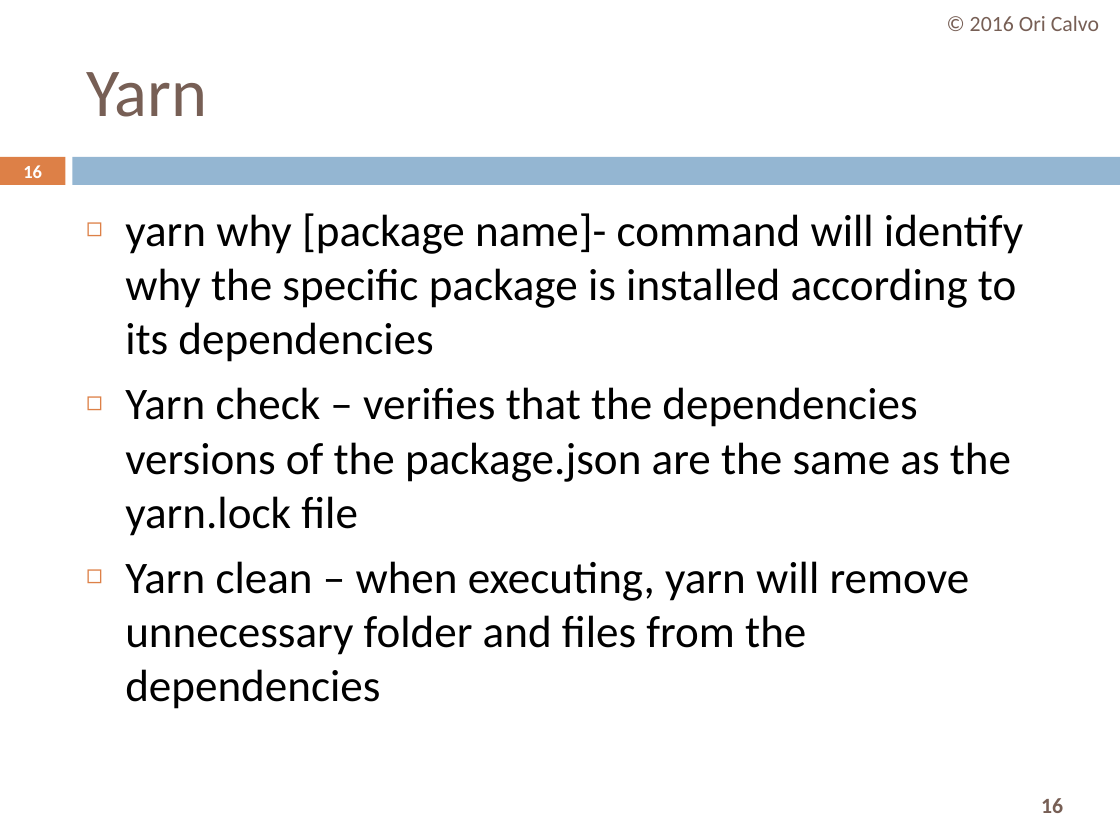
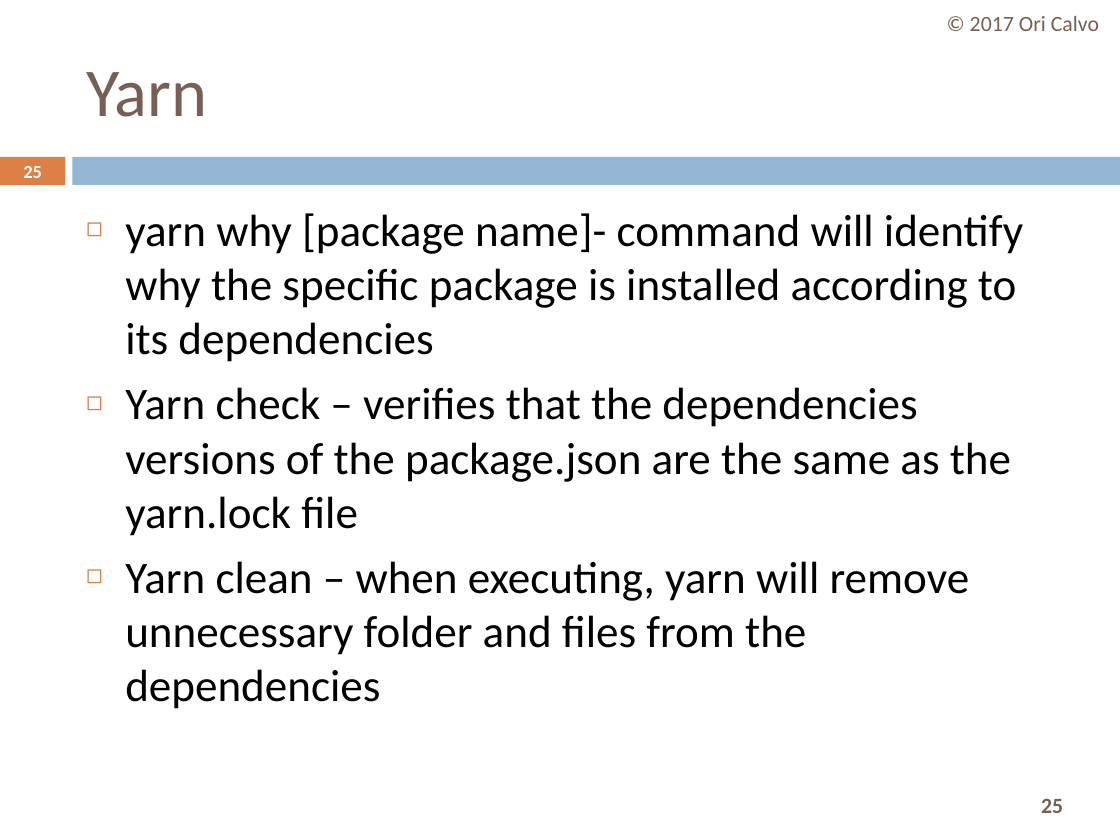
Before and after one commit to oricalvo/course-angular, a slide deck: slide 25 of PPTs/npm.pptx (slide 16 before the commit). Drawn at 1120x840 pixels with LibreOffice and Linux fonts; fonts in the diff are those of the drawing. Boxes give left, top, right and bottom in pixels: in the first picture for what was removed or moved away, otherwise in the second. Text is boxed around its words. In the diff, an @@ line names an element or a change of style, - is before the commit and + after.

```diff
--- a/PPTs/npm.pptx
+++ b/PPTs/npm.pptx
@@ text at [970, 16, 1099, 31]: text changed @@
-© 2016 Ori Calvo
+© 2017 Ori Calvo
@@ page number at [23, 166, 42, 178]: text changed @@
-16
+25
@@ page number at [1041, 798, 1063, 813]: text changed @@
-16
+25
```
Also in this commit, not shown: 4 other slides changed, 11 slides added.
